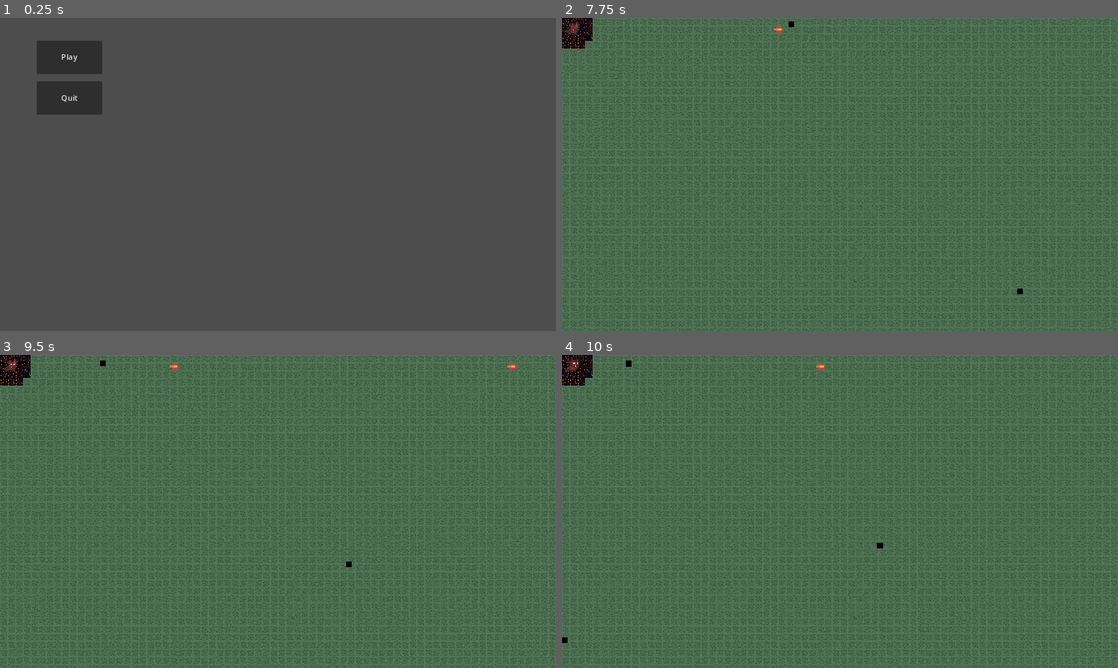
Above: before the commit, frames 1-4 (two rows, left to right).
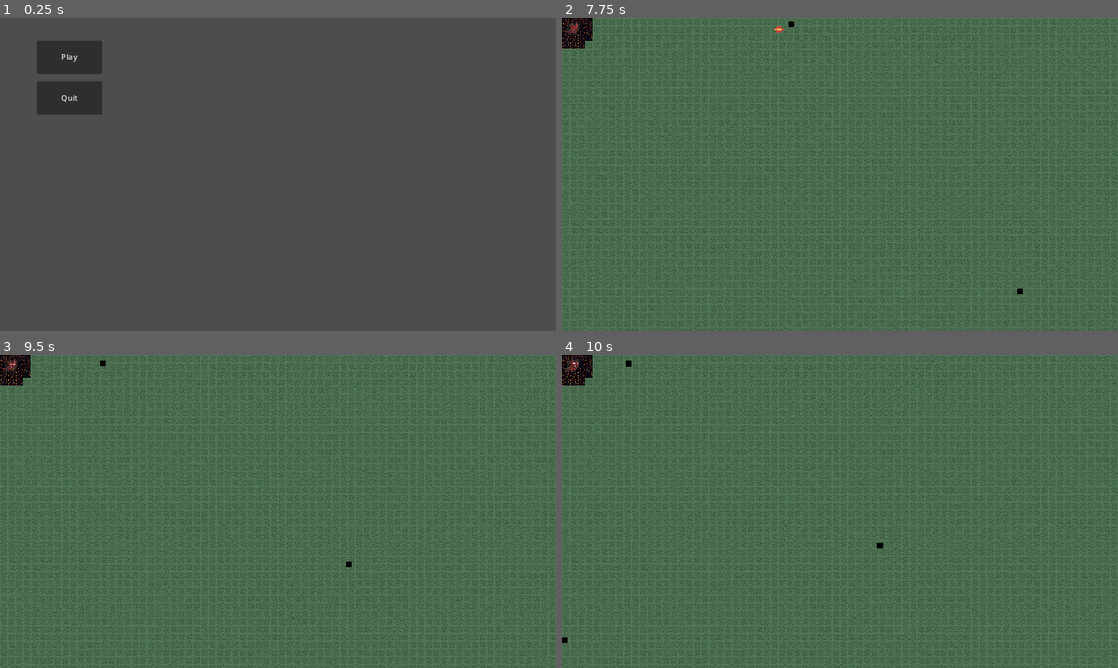
Above: after the commit, the same moments.

Repository: Seblis/They-won-t-survive
Game: Godot game, scene res://main.tscn
Same seed, same stepped clock (60 frames per second), same inputs: the game is played once before the commit and once after it.
Inputs:
- Up to frame 1 (0.25 s): no input
- Up to frame 2 (7.75 s): click "Play" at 0.5 s; tap Enter at 1.25 s; hold D (Weapon right) 1.28-2.03 s; hold S (Weapon down) 2.03-2.78 s; hold D (Weapon right) 2.78-3.53 s; tap Space at 3.5 s; hold W (Weapon up) 3.53-4.28 s; hold A (Weapon left) 4.28-5.78 s; hold S (Weapon down) 5.78-6.53 s; hold D (Weapon right) 6.53-7.28 s; hold W (Weapon up) from 7.28 s (still down)
- Up to frame 3 (9.5 s): release W (Weapon up) at 8.03 s; hold D (Weapon right) 8.03-8.78 s; hold S (Weapon down) from 8.78 s (still down)
- Up to frame 4 (10 s): release S (Weapon down) at 9.53 s; hold A (Weapon left) from 9.53 s (still down)

Frames 1-2 are identical in both runs. In frame 3, less than 0.1% of the frame differs, in the area x 30-93%, y 2-5%; in frame 4, less than 0.1%.

Commit message:
Input buffer introduced for projectile weapons

Diff:
--- a/components/HealthComponent.gd
+++ b/components/HealthComponent.gd
@@ -29,7 +29,7 @@
 	return _current_health
 
 func damage(dmg_amount: int, hide_damage_label: bool = false):
-	_current_health = set_current_health(_current_health - dmg_amount)
+	_current_health -= dmg_amount
 	# TODO show damage label near the enemy if the second parameter is false
 
 func heal(heal_amount: int):
--- a/components/HurtboxComponent.gd
+++ b/components/HurtboxComponent.gd
@@ -12,7 +12,9 @@
 	global_position = get_parent().global_position
 
 func _on_body_entered(body):
-	if body.is_in_group(GameEngine.GROUP_ENEMY_WEAPON):
+	print(body.name)
+	if body.is_in_group(GameEngine.GROUP_PLAYER_WEAPON):
+		print("Damage = %d" % body.get_damage())
 		health.damage(body.get_damage())
 		# TODO: some collision effect?
 		body.queue_free()
--- a/global/game_engine.gd
+++ b/global/game_engine.gd
@@ -2,3 +2,19 @@
 
 const GROUP_ENEMY_WEAPON = "enemy_weapon"
 const GROUP_PLAYER_WEAPON = "player_weapon"
+
+var _weapon_direction: Vector2 = Vector2(1, 0)
+
+func _process(delta):
+	_set_direction()
+
+func _set_direction():
+	var new_x = Input.get_action_strength("Weapon right") - Input.get_action_strength("Weapon left")
+	var new_y = Input.get_action_strength("Weapon down") - Input.get_action_strength("Weapon up")
+
+	if new_x or new_y:
+		_weapon_direction.x = new_x
+		_weapon_direction.y = new_y
+
+func get_weapon_direction():
+	return Vector2(_weapon_direction)
--- a/levels/FireballGenerator.gd
+++ b/levels/FireballGenerator.gd
@@ -7,13 +7,6 @@
 
 func _on_fireball_timer_timeout():
 	var new_fireball = fireball_scene.instantiate()
-	#new_fireball.global_position = global_position
-
-	var direction = Vector2.ZERO
-	direction.x = Input.get_action_strength("Weapon right") - Input.get_action_strength("Weapon left")
-	direction.y = Input.get_action_strength("Weapon down") - Input.get_action_strength("Weapon up")
-
-	new_fireball.set_target_direction(direction)
 	new_fireball.set_player_position(player.global_position)
 
 	add_child(new_fireball)
--- a/npcs/enemy_knight/enemy_knight.tscn
+++ b/npcs/enemy_knight/enemy_knight.tscn
@@ -1,12 +1,13 @@
-[gd_scene load_steps=4 format=3 uid="uid://bdltal2lm55r2"]
+[gd_scene load_steps=6 format=3 uid="uid://bdltal2lm55r2"]
 
 [ext_resource type="Script" path="res://npcs/enemy_knight/enemy_knight.gd" id="1_m70gr"]
+[ext_resource type="PackedScene" uid="uid://b2go81nmxue1a" path="res://components/HealthComponent.tscn" id="2_qj76r"]
+[ext_resource type="PackedScene" uid="uid://cflwltu4sv4i1" path="res://components/HurtboxComponent.tscn" id="3_ureie"]
 
 [sub_resource type="RectangleShape2D" id="RectangleShape2D_suejv"]
 size = Vector2(6, 6)
 
-[sub_resource type="RectangleShape2D" id="RectangleShape2D_ixp8k"]
-size = Vector2(12, 12)
+[sub_resource type="RectangleShape2D" id="RectangleShape2D_kuemm"]
 
 [node name="EnemyKnight" type="CharacterBody2D"]
 collision_layer = 16
@@ -22,7 +23,12 @@
 [node name="CollisionShape2D" type="CollisionShape2D" parent="."]
 shape = SubResource("RectangleShape2D_suejv")
 
-[node name="Area2D" type="Area2D" parent="."]
+[node name="HealthComponent" parent="." instance=ExtResource("2_qj76r")]
 
-[node name="CollisionShape2D" type="CollisionShape2D" parent="Area2D"]
-shape = SubResource("RectangleShape2D_ixp8k")
+[node name="HurtboxComponent" parent="." node_paths=PackedStringArray("health") instance=ExtResource("3_ureie")]
+collision_layer = 8
+collision_mask = 8
+health = NodePath("../HealthComponent")
+
+[node name="HurtboxArea" type="CollisionShape2D" parent="HurtboxComponent"]
+shape = SubResource("RectangleShape2D_kuemm")
--- a/player/weapons/fireball.gd
+++ b/player/weapons/fireball.gd
@@ -2,7 +2,7 @@
 extends CharacterBody2D
 
 const FIRE_DELAY: float = 0.15
-@export var damage: int = 5
+@export var damage: int = 12
 @export var SPEED: float = 350.0
 @onready var animation_player = $AnimationPlayer
 @onready var collision_shape_2d = $CollisionShape2D
@@ -14,8 +14,8 @@
 
 func _ready():
 	_time_active = 0
-	_is_activated = false
 	global_position = _player_position
+	set_target_direction()
 
 func _physics_process(delta):
 	# Finish starting animation before moving fireball
@@ -32,8 +32,8 @@
 
 	move_and_slide()
 
-func set_target_direction(direction: Vector2):
-	_target_vector = direction.normalized()
+func set_target_direction():
+	_target_vector = GameEngine.get_weapon_direction().normalized()
 	look_at(global_position+_target_vector)
 
 func set_player_position(pos: Vector2):
@@ -42,3 +42,6 @@
 func _on_screen_exited():
 	collision_shape_2d.disabled = true
 	queue_free()
+
+func get_damage():
+	return damage
--- a/player/weapons/fireball.tscn
+++ b/player/weapons/fireball.tscn
@@ -84,10 +84,10 @@
 [sub_resource type="RectangleShape2D" id="RectangleShape2D_2ypj7"]
 size = Vector2(10.5, 5)
 
-[node name="Fireball" type="CharacterBody2D"]
+[node name="Fireball" type="CharacterBody2D" groups=["player_weapon"]]
 position = Vector2(0, -9)
-collision_layer = 0
-collision_mask = 8
+collision_layer = 8
+collision_mask = 0
 script = ExtResource("2_e8bpu")
 
 [node name="AnimationPlayer" type="AnimationPlayer" parent="."]
